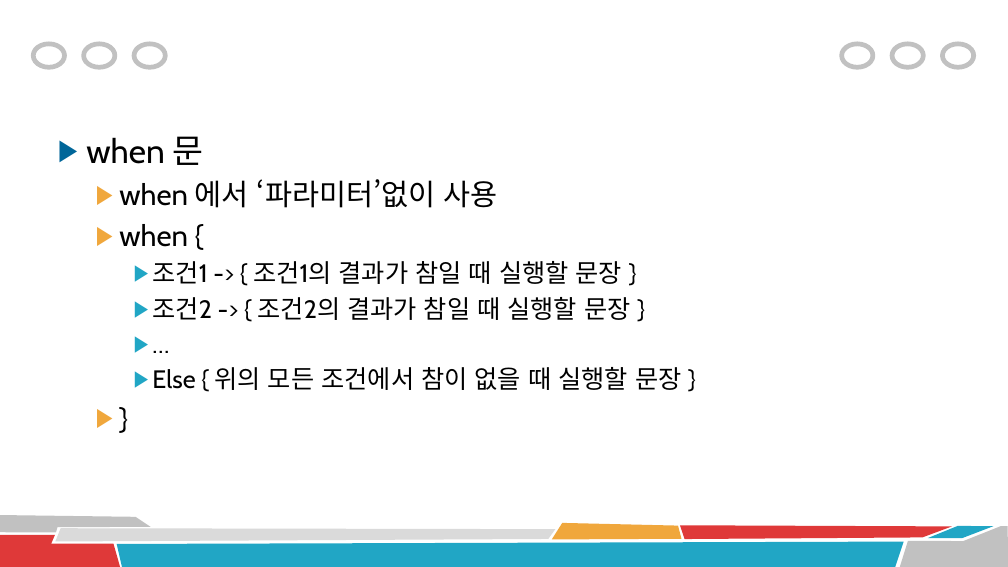
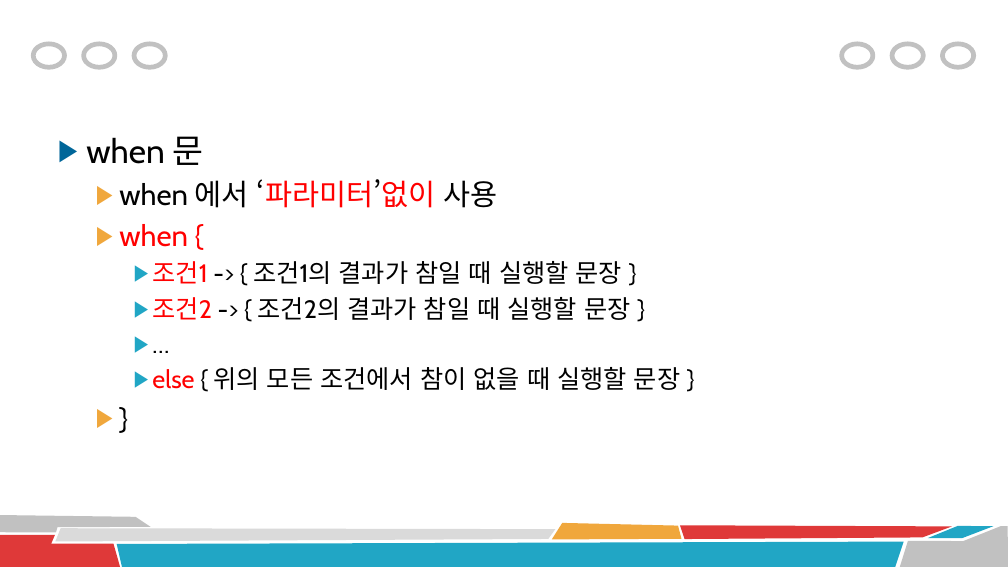
Before and after one commit to rlawnsqja2/and, a slide deck: slide 10 of 03 코틀린 기본 문법.pptx. Drawn at 1008x567 pixels with LibreOffice and Linux fonts; fonts in the diff are those of the drawing. Boxes give left, top, right and bottom in pixels: in the first picture for what was removed or moved away, otherwise in the second. Text is boxed around its words. In the diff, an @@ line names an element or a change of style, - is before the commit and + after.

```diff
--- a/03 코틀린 기본 문법.pptx
+++ b/03 코틀린 기본 문법.pptx
@@ text at bbox=[119, 179, 630, 320]: text colour #000000 to #FF0000 in "‘파라미터’없이", "when {", "조건1", "조건2" @@
@@ text at bbox=[152, 367, 680, 390]: text changed @@
-    ▶ Else { 위의 모든 조건에서 참이 없을 때 실행할 문장 }
+    ▶ else { 위의 모든 조건에서 참이 없을 때 실행할 문장 }
```
Also in this commit, not shown: 4 other slides changed, 12 slides added.
